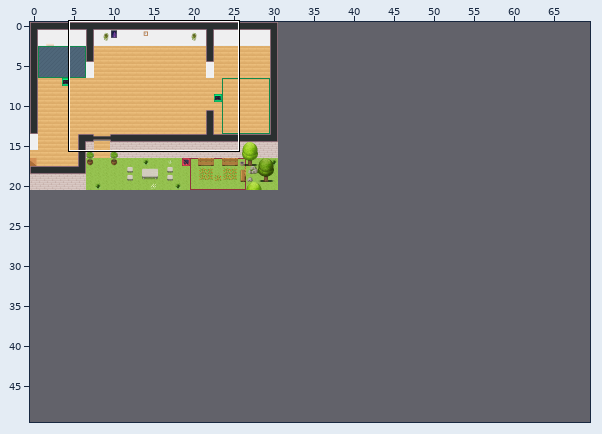
A Tiled map (JSON) gets an edit: maps/map.tmj. The picture above shows the old version from afar; the outline marks the close-up.
Close-up. Old version:
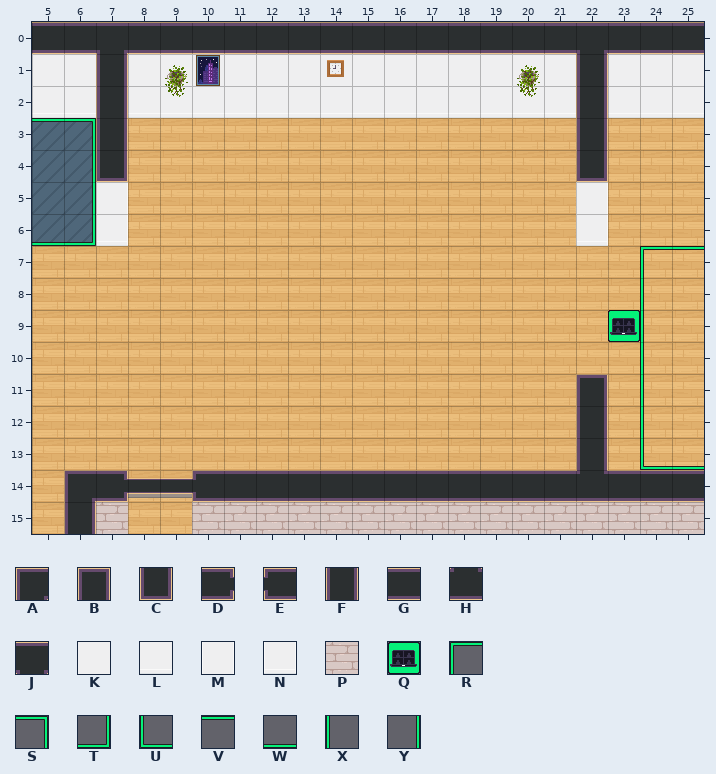
Cells are 32x32 px. Shown: x 5..25, y 0..15. The commit also changed other parts of the map, which this record leaves out. The old version is drawn lined up with the new one.
Key: from "WA_Room_Builder": A 28, B 31, C 56, D 63, E 65, F 102, G 104, H 110, J 160, K 203, L 228, M 280, N 305, P 310; from "WA_User_Interface": Q 21, R 161, S 162, T 163, U 164, V 165, W 166, X 167, Y 168.
_ is an empty cell.
Layers that did not change in this view are not listed.
Layer "floor/floor2" before, first column x 5:
 0 _____________________
 1 _____________________
 2 _____________________
 3 VS___________________
 4 _Y___________________
 5 _Y___________________
 6 WT___________________
 7 ___________________RV
 8 ___________________X_
 9 __________________QX_
10 ___________________X_
11 ___________________X_
12 ___________________X_
13 ___________________UW
14 _____________________
15 _____________________
Layer "walls/walls1" before, first column x 5:
 0 GGJGGGGGGGGGGGGGGJGGG
 1 KKFKKKKKKKKKKKKKKFKKK
 2 LLFLLLLLLLLLLLLLLFLLL
 3 __F______________F___
 4 __C______________C___
 5 __M______________M___
 6 __N______________N___
 7 _____________________
 8 _____________________
 9 _____________________
10 _____________________
11 _________________B___
12 _________________F___
13 _________________F___
14 _AD__EGGGGGGGGGGGHGGG
15 _FP__PPPPPPPPPPPPPPPP
After:
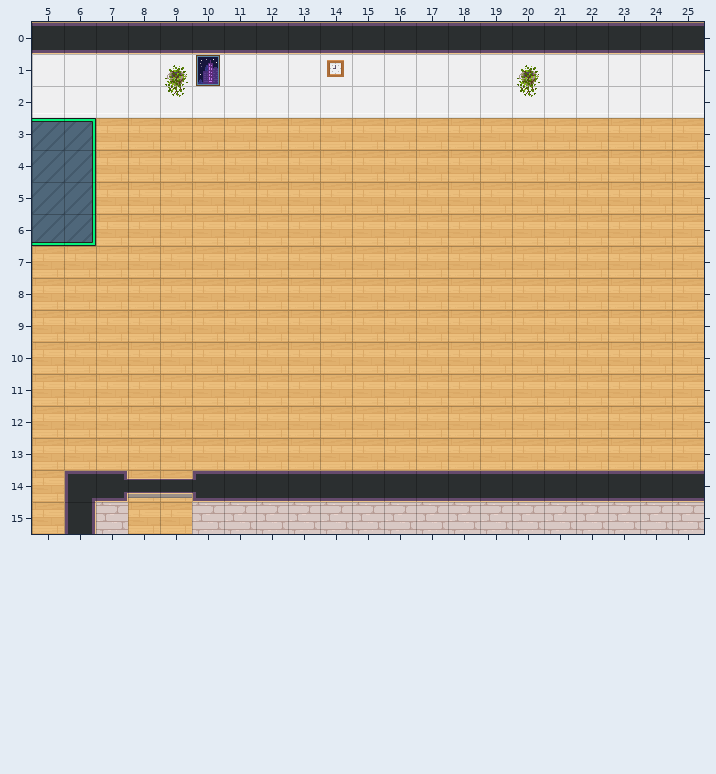
Changes in this commit:
Changed rows in their new state; . is an unchanged cell.
map size 31x21 -> 70x50 cells
Layer "floor/floor2":
first column x 23:
 7 .__
 8 ._.
 9 __.
10 ._.
11 ._.
12 ._.
13 .__
Layer "walls/walls1":
first column x 7:
 0 G..............G
 1 K..............K
 2 L..............L
 3 _.............._
 4 _.............._
 5 _.............._
 6 _.............._
first column x 22:
11 _
12 _
13 _
14 G
